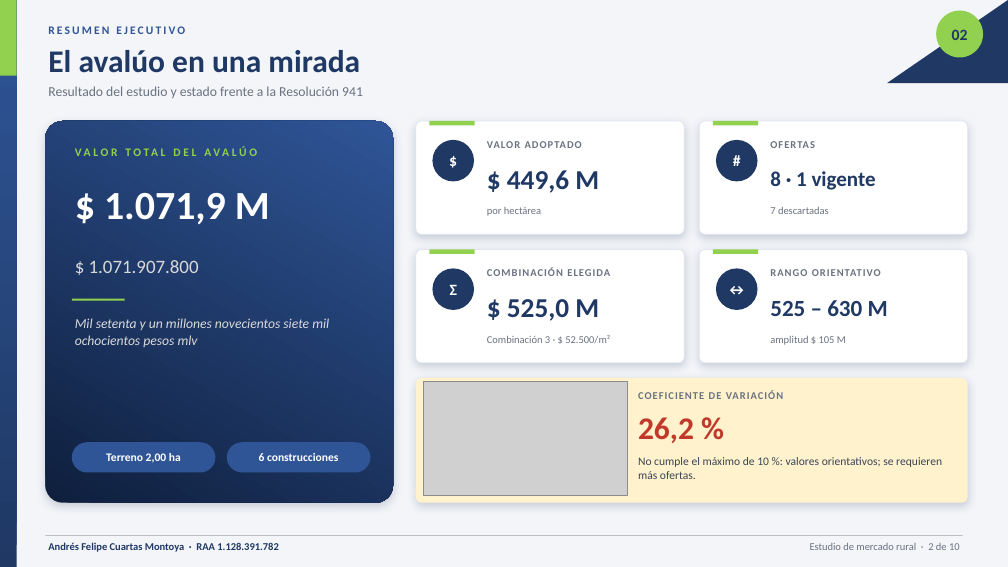
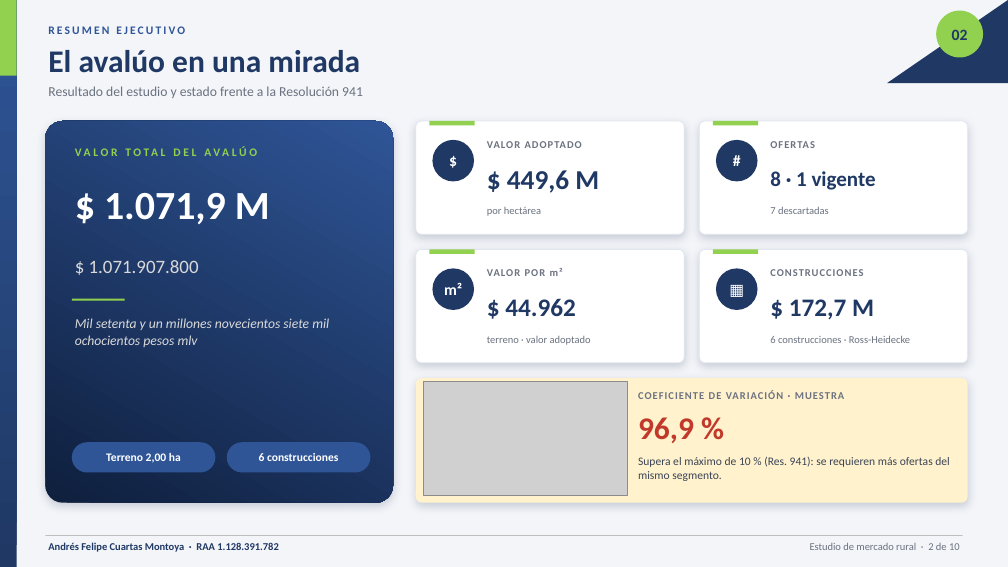
Before and after one commit to andresf1128-ui/Pruebas-Claude, a slide deck: slide 2 of Presentacion_Estudio_Mercado_Rural.pptx. Drawn at 1008x567 pixels with LibreOffice and Linux fonts; fonts in the diff are those of the drawing; grey boxes stand for pictures. Boxes give left, top, right and bottom in pixels: in the first picture for what was removed or moved away, otherwise in the second. Text is boxed around its words. In the diff, an @@ line names an element or a change of style, - is before the commit and + after.

```diff
--- a/Presentacion_Estudio_Mercado_Rural.pptx
+++ b/Presentacion_Estudio_Mercado_Rural.pptx
@@ text at (x1=487, y1=268, x2=563, y2=276): text changed @@
-COMBINACIÓN ELEGIDA
+VALOR POR m²
@@ text in ellipse at (x1=716, y1=268, x2=758, y2=310): text changed @@
-↔
+▦
@@ text at (x1=770, y1=269, x2=863, y2=276): text changed @@
-RANGO ORIENTATIVO
+CONSTRUCCIONES
@@ text in ellipse at (x1=444, y1=282, x2=462, y2=295): text changed @@
-Σ
+m²
@@ text at (x1=505, y1=298, x2=576, y2=316): text changed; size 26 to 24 pt @@
-$ 525,0 M
+$ 44.962
@@ text at (x1=789, y1=299, x2=874, y2=319): text changed; size 22 to 24 pt @@
-525 – 630 M
+$ 172,7 M
@@ text at (x1=487, y1=336, x2=591, y2=345): text changed @@
-Combinación 3 · $ 52.500/m²
+terreno · valor adoptado
@@ text at (x1=770, y1=336, x2=910, y2=343): text changed @@
-amplitud $ 105 M
+6 construcciones · Ross-Heidecke
@@ text at (x1=638, y1=390, x2=844, y2=399): text changed @@
-COEFICIENTE DE VARIACIÓN
+COEFICIENTE DE VARIACIÓN · MUESTRA
@@ text at (x1=638, y1=417, x2=694, y2=443): text changed @@
-26,2 %
+96,9 %
@@ text at (x1=638, y1=457, x2=949, y2=481): text changed @@
-No cumple el máximo de 10 %: valores orientativos; se requieren más ofertas.
+Supera el máximo de 10 % (Res. 941): se requieren más ofertas del mismo segmento.
```
Also in this commit, not shown: 2 other slides changed, 2 slides added, 2 slides removed, 2 other files.
